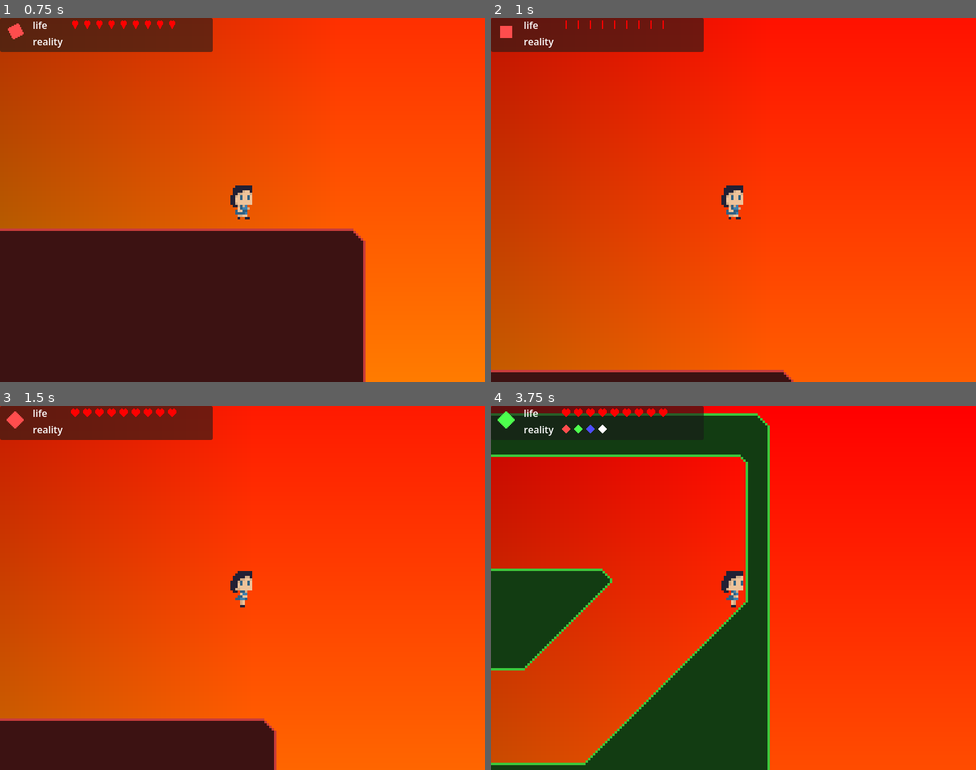
Above: before the commit, frames 1-4 (two rows, left to right).
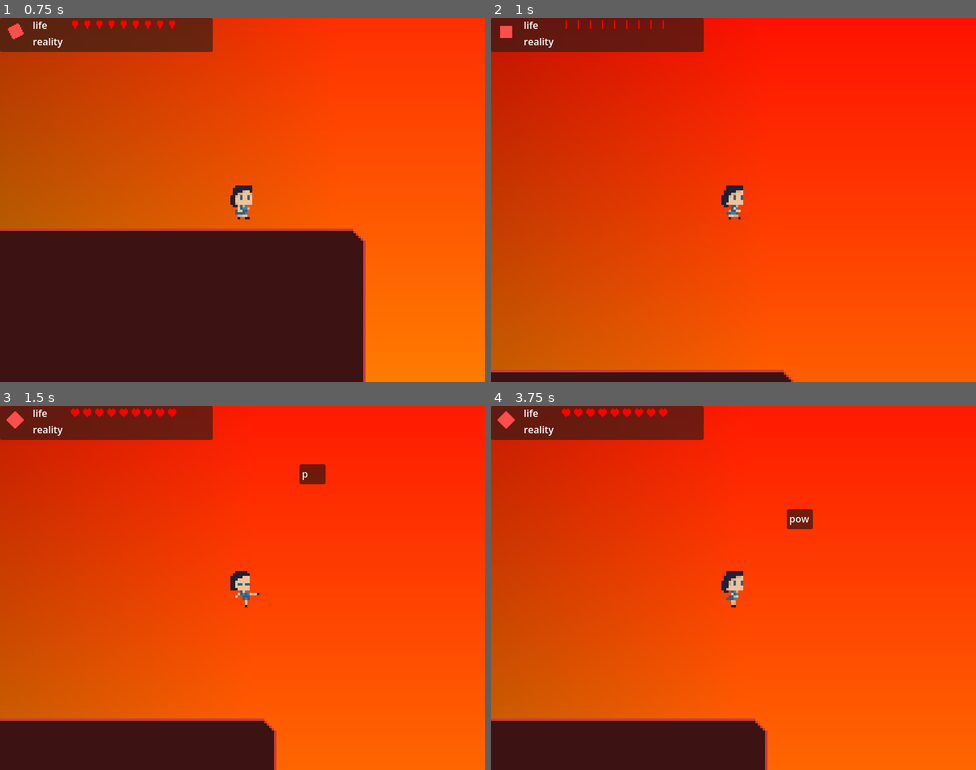
Above: after the commit, the same moments.

Repository: radulfx86/explore_mvania
Game: Godot game, scene res://levels/load_screen.tscn
Two runs of this game, one before a commit and one after it. Both use one fixed random seed, a clock stepped at 60 frames per second and the inputs below.
Inputs:
- Up to frame 1 (0.75 s): tap Enter at 0.5 s; hold D (move_right) from 0.53 s (still down); tap Space (jump) at 0.6 s
- Up to frame 2 (1 s): keep holding D (move_right); tap Space (jump) at 0.77 s
- Up to frame 3 (1.5 s): keep holding D (move_right); tap Space (jump) at 1.07 s; tap Q (attack_melee) at 1.35 s
- Up to frame 4 (3.75 s): tap Space (jump) at 1.52, 1.55, 1.82, 2.3, 3.02, 3.05, 3.32 s; release D (move_right) at 2.03 s; hold A (move_left) 2.03-2.78 s; tap E (attack_ranged) at 2.1 s; hold D (move_right) from 2.78 s (still down); tap R (switch_level_0) at 2.85 s; hold 1 (switch_level_1) from 3.53 s (still down)

Frame 1 is identical in both runs. In frame 2, 0.1% of the frame differs, in the area x 48-52%, y 46-56%; in frame 3, 0.5%; in frame 4, 99%, in the area x 0-100%, y 0-100%.

Commit message:
fixed attack animations for player and NPC; fixed NPC not attacking; fixed initial animation for all characters

Diff:
--- a/char/char_base.gd
+++ b/char/char_base.gd
@@ -55,7 +55,7 @@
 		detection_area.body_exited.connect(_on_target_body_exited)
 	attack_timer.one_shot = true
 	attack_timer.wait_time = 0.5
-	attack_timer.timeout.connect(func() : is_attacking = false; print("attack_timer.timeout: %s" % name))
+	attack_timer.timeout.connect(func() : is_attacking = false; print("base attack_timer.timeout: %s" % name))
 	add_child(attack_timer)
 
 func check_path() -> void:
@@ -101,16 +101,23 @@
 	else:
 		return target != null
 func check_attack() -> bool:
-	var is_attacking_target = target != null \
-		and capabilities.abilities.size() > 0 \
+	var has_attack = capabilities.abilities.size() > 0 \
 		and capabilities.active_ability >= 0 \
-		and capabilities.abilities[capabilities.active_ability].type == CharAbility.AbilityType.ATTACK \
+		and capabilities.abilities[capabilities.active_ability].type == CharAbility.AbilityType.ATTACK
+	var is_in_attack_range = has_attack \
+		and target != null \
 		and capabilities.abilities[capabilities.active_ability].range >= (target.global_position - global_position).length()
-	#print("check attack %s is_attacking_target: %s distance: %s min range %s" % [name, is_attacking_target, (target.global_position - global_position).length() if target else -1, capabilities.abilities[capabilities.active_ability].range if capabilities.abilities.size() > 0 else -1])
-	var do_check_attack = (is_attacking or is_attacking_target) \
-			and capabilities.active_ability >= 0 \
-			and capabilities.abilities[capabilities.active_ability].type == CharAbility.AbilityType.ATTACK
-	#print("check attack %s do_check_attack: %s" % [name, do_check_attack])
+	var do_check_attack = ((is_attacking and has_attack) or is_in_attack_range)
+	if target != null:
+		print("check attack %s has_attack: %s is_attacking: %s is_in_attack_range: %s range: %s >= %s "
+				% [name,
+				has_attack,
+				is_attacking,
+				is_in_attack_range,
+				capabilities.abilities[capabilities.active_ability].range,
+				(target.global_position - global_position).length()] )
+	else:
+		print("check attack without target for %s - target: %s" % [name, target])
 	return do_check_attack
 func entry_attack() -> void:
 	print("entry attack %s is attacking %s" % [name, is_attacking])
@@ -132,8 +139,11 @@
 					enemy.apply_dmg(capabilities.dmg)
 
 func update_animation() -> void:
-	if animation.sprite_frames.has_animation(state_machine.animations[state_machine.current]):
-		animation.play("%s_%s" % [get_animation_prefix(), state_machine.animations[state_machine.current]])
+	var animation_name: String = "%s%s" % [get_animation_prefix(), state_machine.animations[state_machine.current]]
+	print("%s.update_animation() -> %s" % [name, animation_name])
+	if animation.sprite_frames.has_animation(animation_name):
+		print("play animation: %s %s" % [name, animation_name])
+		animation.play(animation_name)
 
 func apply_dmg(value: int) -> void:
 	stats.hp -= value
@@ -156,16 +166,16 @@
 	print("_on_target_body_entered(%s) of %s" % [_target, name])
 	for g in get_groups():
 		if _target.is_in_group(g):
-			print("nah, familiar")
+			print("_on_target_body_entered(%s) of %s - in same group" % [_target, name])
 			return
-	print("target itentified")
+	print("_on_target_body_entered(%s) of %s - new target" % [_target, name])
 	target = _target
 	next_pos == target.global_position
 
 func _on_target_body_exited(_target: Node2D) -> void:
 	print("_on_target_body_exited(%s) of %s" % [_target, name])
 	if _target == target:
-		print("clearing target")
+		print("_on_target_body_exited(%s) of %s clearing target" % [_target, name])
 		target = null
 
 func _on_area_entered(area: Area2D) -> void:
--- a/char/char_state_machine.gd
+++ b/char/char_state_machine.gd
@@ -21,7 +21,7 @@
 
 @export var animations: Dictionary[StateType, String] = {
 	StateType.IDLE: "idle",
-	StateType.JUMP: "idle",
+	StateType.JUMP: "move",
 	StateType.MOVE: "move",
 	StateType.ATTACK: "attack",
 	StateType.DIE: "die"
@@ -30,8 +30,8 @@
 @export var entry_functions: Dictionary[StateType, Callable] = {
 	StateType.IDLE: no_action,
 	StateType.JUMP: no_action,
-	StateType.MOVE: no_action,
-	StateType.ATTACK: no_action,
+	StateType.MOVE:  func() -> void: print("entry move"),
+	StateType.ATTACK: func() -> void: print("entry attack"),
 	StateType.DIE: no_action
 }
 
@@ -60,34 +60,24 @@
 }
 
 @export var transitions: Dictionary[StateType, Array] = {
-	#StateType.IDLE: [StateType.MOVE, StateType.JUMP, StateType.ATTACK, StateType.DIE],
-	#StateType.JUMP: [StateType.MOVE, StateType.IDLE, StateType.ATTACK, StateType.DIE],
-	#StateType.MOVE: [StateType.JUMP, StateType.IDLE, StateType.ATTACK, StateType.DIE],
-	#StateType.ATTACK: [StateType.ATTACK, StateType.MOVE, StateType.IDLE, StateType.DIE],
-	#StateType.DIE: []
 	StateType.IDLE: [StateType.DIE, StateType.JUMP, StateType.MOVE, StateType.ATTACK],
 	StateType.JUMP: [StateType.DIE, StateType.MOVE, StateType.IDLE, StateType.ATTACK],
-	StateType.MOVE: [StateType.DIE, StateType.JUMP, StateType.MOVE, StateType.IDLE, StateType.ATTACK],
-	StateType.ATTACK: [StateType.DIE, StateType.MOVE, StateType.IDLE, StateType.ATTACK],
+	StateType.MOVE: [StateType.DIE, StateType.JUMP, StateType.ATTACK, StateType.MOVE, StateType.IDLE],
+	StateType.ATTACK: [StateType.DIE, StateType.ATTACK, StateType.MOVE, StateType.IDLE],
 	StateType.DIE: []
 }
 
 func update_state(target: Node) -> void:
 	process_functions[current].call(target)
 	for test in transitions[current]:
-		#print("check %s" % names[test])
 		if check_functions[test].call():
-			#print("check %s passed" % names[test])
 			exit_functions[current].call()
 			entry_functions[test].call()
 			var animation_name = animations[test]
 			if target.has_method("get_animation_prefix"):
 				animation_name = target.get_animation_prefix() + animation_name
-			#print("try to use animation %s" % animation_name)
 			if target.animation.sprite_frames.has_animation(animation_name):
 				target.animation.play(animation_name)
-			else:
-				print("no animation for %s found" % animations[test])
 			current = test
 			return
 
--- a/char/player/hero.gd
+++ b/char/player/hero.gd
@@ -17,16 +17,13 @@
 	state_machine.process_functions[CharStateMachine.StateType.IDLE] = handle_idle
 	state_machine.process_functions[CharStateMachine.StateType.JUMP] = handle_jump
 	state_machine.process_functions[CharStateMachine.StateType.MOVE] = handle_move
-	#state_machine.process_functions[CharStateMachine.StateType.ATTACK] = handle_attack
+	state_machine.process_functions[CharStateMachine.StateType.ATTACK] = handle_attack
 	state_machine.entry_functions[CharStateMachine.StateType.ATTACK] = entry_attack
 	state_machine.entry_functions[CharStateMachine.StateType.JUMP] = jump_enter
 	state_machine.exit_functions[CharStateMachine.StateType.JUMP] = jump_exit
 	#state_machine.exit_functions[CharStateMachine.StateType.MOVE] = func() : velocity.x = 0.0
 	update_animation()
-	attack_timer.one_shot = true
 	attack_timer.wait_time = 0.5
-	attack_timer.timeout.connect(func() : is_attacking = false; print("attack_timer.timeout: %s" % name))
-	add_child(attack_timer)
 	state_machine.entry_functions[CharStateMachine.StateType.DIE] = func(): death_timer.start(1.0); prepare_gameover
 	death_timer.timeout.connect(gameover)
 
@@ -72,6 +69,7 @@
 		velocity.y = capabilities.jump
 		is_jumping = false
 func handle_attack(_target: Hero) -> void:
+	print("handle_attack( %s ) - %s" % [_target, name])
 	# nothing to do
 	pass
 func jump_exit() -> void:
--- a/char/player/hero.tscn
+++ b/char/player/hero.tscn
@@ -175,7 +175,7 @@
 "duration": 1.0,
 "texture": SubResource("AtlasTexture_o6mel")
 }],
-"loop": false,
+"loop": true,
 "name": &"1_hero_attack",
 "speed": 2.0
 }, {
@@ -230,7 +230,7 @@
 }],
 "loop": true,
 "name": &"2_hero_attack",
-"speed": 5.0
+"speed": 2.0
 }, {
 "frames": [{
 "duration": 1.0,
@@ -283,7 +283,7 @@
 }],
 "loop": true,
 "name": &"3_hero_attack",
-"speed": 5.0
+"speed": 2.0
 }, {
 "frames": [{
 "duration": 1.0,
--- a/levels/default_level.gd
+++ b/levels/default_level.gd
@@ -12,10 +12,6 @@
 
 func enable(value: bool = true) -> void:
 	print("enable %s : %s" % [name, value])
-	if mat == null:
-		mat = ShaderMaterial.new()
-		mat.shader = preload("uid://cmk5mkimxhlwx")
-		print("lazy %s %d" % [name, reality_level])
 	if tiles_map:
 		tiles_map.visible = value
 		tiles_map.enabled = value
--- a/levels/level_1.tscn
+++ b/levels/level_1.tscn
@@ -1,6 +1,7 @@
 [gd_scene format=4 uid="uid://dpu4qtwj8awrr"]
 
 [ext_resource type="Script" uid="uid://c7fyyh1yuuo6u" path="res://levels/default_level.gd" id="1_08mmt"]
+[ext_resource type="Script" uid="uid://cjn88ejpuyin4" path="res://char/char_ability.gd" id="4_5ot28"]
 [ext_resource type="PackedScene" uid="uid://pghscv1ndflk" path="res://levels/item.tscn" id="4_08mmt"]
 [ext_resource type="PackedScene" uid="uid://c73beg7eimws0" path="res://char/char_base.tscn" id="5_5ot28"]
 [ext_resource type="Script" uid="uid://bb0v3miy125lh" path="res://char/char_capabilities.gd" id="6_aerfg"]
@@ -11,6 +12,13 @@
 [ext_resource type="PackedScene" uid="uid://0yd1xmihwnst" path="res://char/enemies/enemy_round.tscn" id="10_5ot28"]
 [ext_resource type="Script" uid="uid://bf7t4gv72jwkh" path="res://char/enemies/enemy_diamond.gd" id="10_aerfg"]
 
+[sub_resource type="Resource" id="Resource_betor"]
+script = ExtResource("4_5ot28")
+value = 1
+range = 5
+type = 1
+metadata/_custom_type_script = "uid://cjn88ejpuyin4"
+
 [sub_resource type="Resource" id="Resource_08mmt"]
 script = ExtResource("6_aerfg")
 speed = 10
@@ -19,7 +27,7 @@
 dmg = null
 def = null
 active_ability = null
-abilities = null
+abilities = Array[ExtResource("4_5ot28")]([SubResource("Resource_betor")])
 metadata/_custom_type_script = "uid://bb0v3miy125lh"
 
 [sub_resource type="Resource" id="Resource_5ot28"]
@@ -1157,6 +1165,9 @@
 
 [sub_resource type="CircleShape2D" id="CircleShape2D_betor"]
 radius = 7.0
+
+[sub_resource type="RectangleShape2D" id="RectangleShape2D_5ot28"]
+size = Vector2(49, 11)
 
 [sub_resource type="Resource" id="Resource_aerfg"]
 script = ExtResource("7_nmsli")
@@ -1211,13 +1222,14 @@
 
 [node name="NPCs" type="Node" parent="." unique_id=416829794]
 
-[node name="NPC" parent="NPCs" unique_id=1028976981 node_paths=PackedStringArray("animation", "hit", "hurt") instance=ExtResource("5_5ot28")]
+[node name="NPC" parent="NPCs" unique_id=1028976981 node_paths=PackedStringArray("detection_area", "animation", "hit", "hurt") instance=ExtResource("5_5ot28")]
 position = Vector2(350, 276)
 collision_layer = 4
 collision_mask = 3
 capabilities = SubResource("Resource_08mmt")
 stats = SubResource("Resource_5ot28")
 char_name = "squid"
+detection_area = NodePath("detection_area")
 animation = NodePath("AnimatedSprite2D")
 hit = NodePath("hit_hurt_area")
 hurt = NodePath("hit_hurt_area")
@@ -1235,6 +1247,14 @@
 
 [node name="CollisionShape2D" type="CollisionShape2D" parent="NPCs/NPC/hit_hurt_area" unique_id=123913473]
 shape = SubResource("CircleShape2D_betor")
+
+[node name="detection_area" type="Area2D" parent="NPCs/NPC" unique_id=1111884737]
+collision_layer = 0
+collision_mask = 14
+
+[node name="CollisionShape2D" type="CollisionShape2D" parent="NPCs/NPC/detection_area" unique_id=1773593676]
+position = Vector2(-0.5, -1.5)
+shape = SubResource("RectangleShape2D_5ot28")
 
 [node name="Enemy_1" parent="NPCs" unique_id=928423284 node_paths=PackedStringArray("path") instance=ExtResource("9_08mmt")]
 position = Vector2(124, 275)
--- a/levels/test_level.tscn
+++ b/levels/test_level.tscn
@@ -2,8 +2,35 @@
 
 [ext_resource type="Script" uid="uid://e3y56lc34mq6" path="res://levels/test_level.gd" id="1_4n8tn"]
 [ext_resource type="PackedScene" uid="uid://bjso3448oxsii" path="res://char/player/hero.tscn" id="2_w7r7j"]
+[ext_resource type="Script" uid="uid://cjn88ejpuyin4" path="res://char/char_ability.gd" id="3_ur00s"]
+[ext_resource type="Script" uid="uid://bb0v3miy125lh" path="res://char/char_capabilities.gd" id="4_wndkh"]
+[ext_resource type="Script" uid="uid://b0nyc6egp5ksc" path="res://char/char_stats.gd" id="5_ly3hx"]
 [ext_resource type="PackedScene" uid="uid://cl0cqa0nv1p4l" path="res://gui/gui.tscn" id="11_axl34"]
 [ext_resource type="PackedScene" path="res://levels/generated/tiles_0.tscn" id="11_paa45"]
+
+[sub_resource type="Resource" id="Resource_ly3hx"]
+script = ExtResource("3_ur00s")
+name = "nutcracker"
+value = 20
+duration = 0.5
+type = 1
+metadata/_custom_type_script = "uid://cjn88ejpuyin4"
+
+[sub_resource type="Resource" id="Resource_4n8tn"]
+script = ExtResource("4_wndkh")
+speed = 100
+jump = -400
+hp = 10
+dmg = 5
+def = null
+active_ability = null
+abilities = Array[ExtResource("3_ur00s")]([SubResource("Resource_ly3hx")])
+metadata/_custom_type_script = "uid://bb0v3miy125lh"
+
+[sub_resource type="Resource" id="Resource_wkb0e"]
+script = ExtResource("5_ly3hx")
+hp = 9
+metadata/_custom_type_script = "uid://b0nyc6egp5ksc"
 
 [sub_resource type="WorldBoundaryShape2D" id="WorldBoundaryShape2D_ly3hx"]
 
@@ -21,6 +48,8 @@
 
 [node name="Hero" parent="." unique_id=1336370422 instance=ExtResource("2_w7r7j")]
 position = Vector2(440, 146)
+capabilities = SubResource("Resource_4n8tn")
+stats = SubResource("Resource_wkb0e")
 
 [node name="GUI" parent="." unique_id=1530963301 node_paths=PackedStringArray("hero") instance=ExtResource("11_axl34")]
 hero = NodePath("../Hero")
